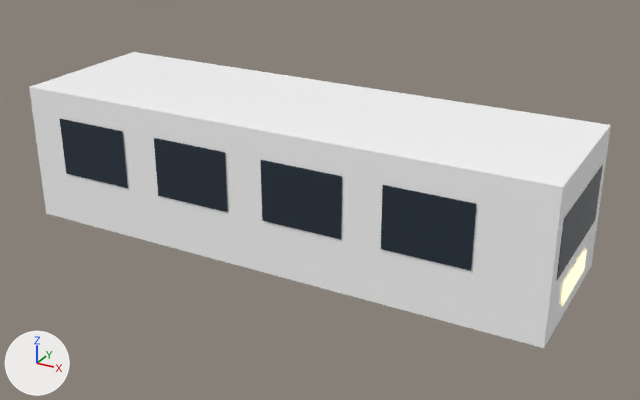
The glTF model public/models/props/train.glb: old version first, new version second.
Both versions are drawn from a 50 mm camera at (0.749, -1.294, 0.763) aimed at (0.037, 0.001, 0.115). Every picture has the same lights, and +X, +Y and +Z are marked at lower left. The older version comes first. Vertices at exactly the same position are counted once.

The first picture shows 'train'.
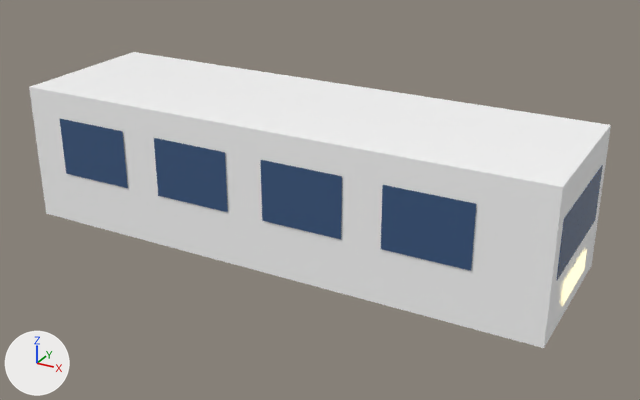
Changed parts and their boxes (x1, y1, x2, y2) in the pictures (640 x 400 px):
```json
{"part": 1, "of": "me_train", "change": "recoloured", "before": [60, 119, 602, 280], "after": [60, 119, 602, 280], "on screen": "lighter"}
```

Edits to the scene script, one JSON object a line:
```json
{"op": "add", "block": "mat_glass_dark", "code": ["mat_glass_dark = bpy.data.materials.new('glass_dark')", "# nodes: BsdfPrincipled, Mix, OutputMaterial, VertexColor", "# colours: blue #3d5a82, mixed with the vertex colours"]}
{"block": "me_train", "where": "me_train.from_pydata(...)  # 60 vertices, 48 faces; spans x -0.5..0.503, y -0.152..0.152, z 0.015..0.29"}
{"block": "me_train", "where": "# used by ob_train; location = (0.0, 0.0, 0.0)"}
{"block": "me_train", "change": "me_train part 1: all 26 faces that had it switch from mat_car_glass to mat_glass_dark"}
```
